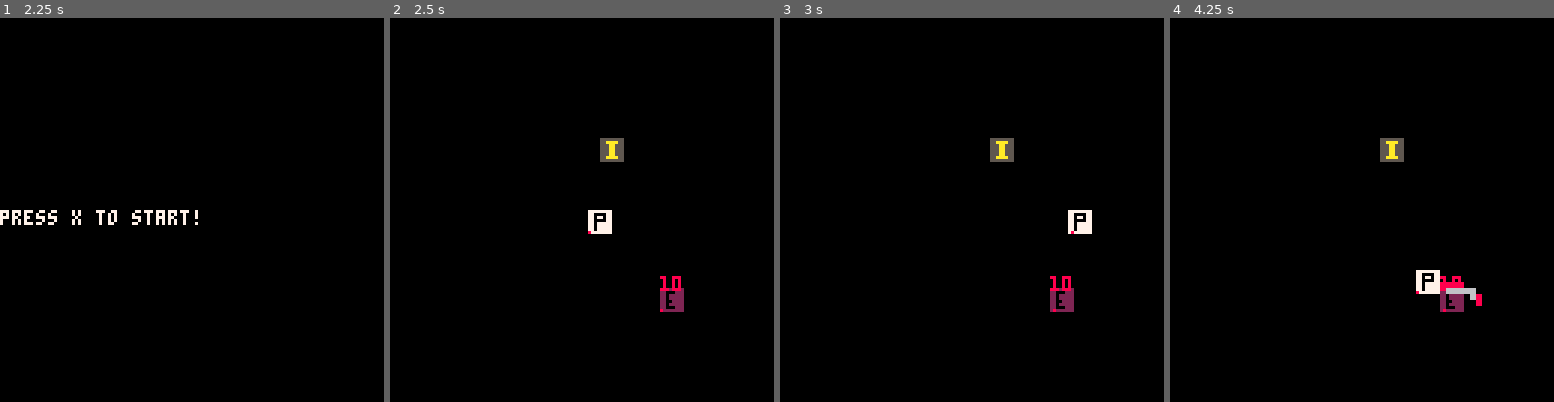
Above: before the commit, frames 1-4 (left to right).
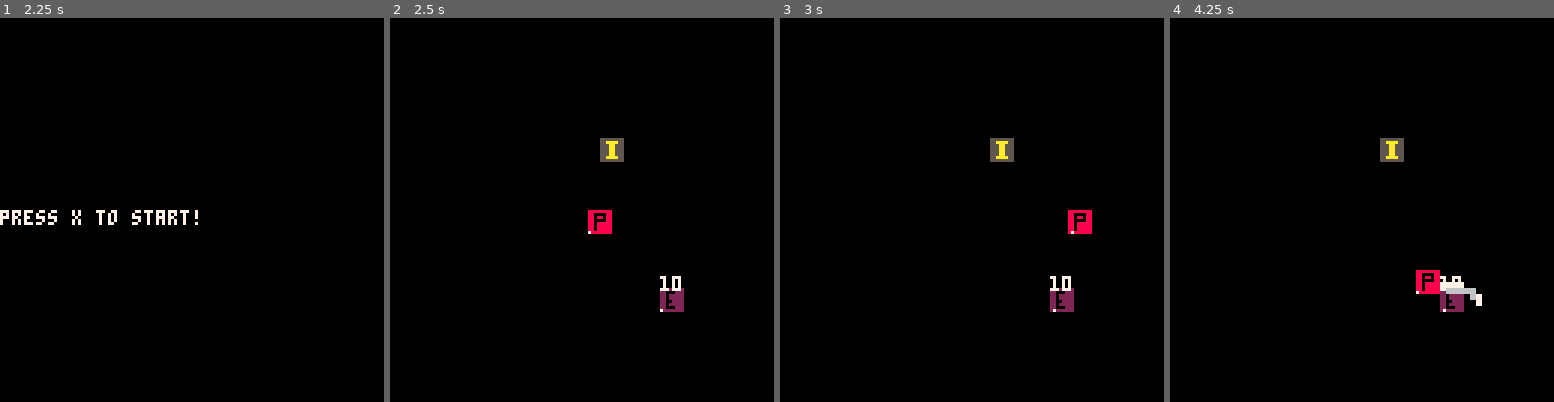
Above: after the commit, the same moments.

Repository: FrederikHR/GDB
Game: PICO-8 cartridge NewGame/main.p8
Same seed, same stepped clock (60 frames per second), same inputs: the game is played once before the commit and once after it.
Inputs:
- Up to frame 1 (2.25 s): tap X (X key) at 0.33, 1.07, 1.85 s; tap O (Z key) at 0.7, 1.7, 2.1 s; hold Right 1.6-2.1 s; hold Up from 2.15 s (still down)
- Up to frame 2 (2.5 s): release Up at 2.42 s; hold Right from 2.47 s (still down)
- Up to frame 3 (3 s): keep holding Right; tap O (Z key) at 2.5, 2.9 s; tap X (X key) at 2.97 s
- Up to frame 4 (4.25 s): release Right at 3.03 s; hold Left 3.08-3.58 s; tap O (Z key) at 3.3, 3.7, 4.1 s; hold Down 3.63-3.97 s; hold Right from 4.02 s (still down); tap X (X key) at 4.08 s

Frame 1 is identical in both runs. In frame 2, 0.4% of the frame differs, in the area x 51-76%, y 50-77%; in frame 3, 0.4%; in frame 4, 0.5%, in the area x 64-82%, y 65-77%.

Commit message:
fixed palette stuff

Diff:
--- a/NewGame/scripts/scenes/menu.lua
+++ b/NewGame/scripts/scenes/menu.lua
@@ -20,6 +20,7 @@
         pal(7,8)
         print("starting!",0,64,8)
         flash(2)
+        pal()
     end
 end
 
@@ -47,4 +48,5 @@
     else
         pal(8,7)
     end
+    pal()
 end
